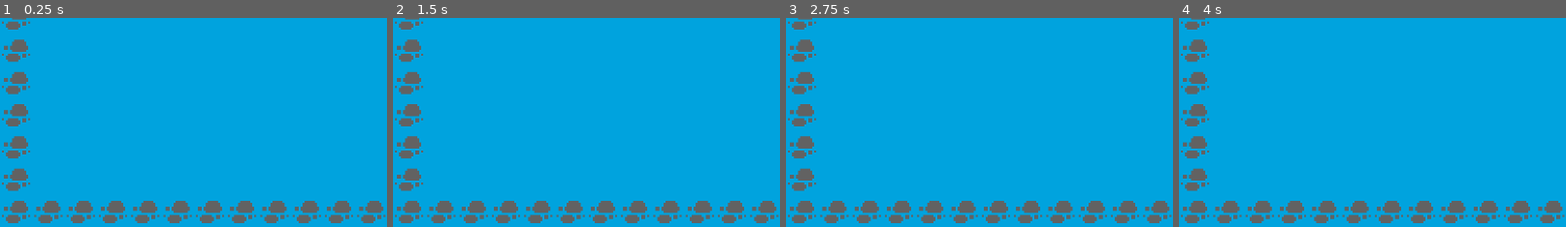
Above: before the commit, frames 1-4 (left to right).
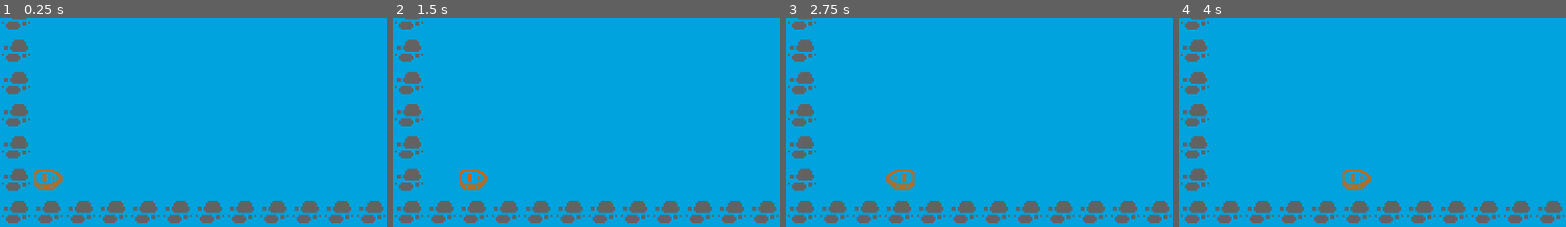
Above: after the commit, the same moments.

Repository: Tmat12/Mini-Jam-155
Game: Godot game, scene res://Scenes/Game.tscn
The game is run twice, just before and just after one commit, with the same random seed, the same clock (stepped at 60 frames per second) and the same inputs.
Inputs (mouse positions are % of the whole screen's width and height, from its top left):
- Up to frame 1 (0.25 s): no input
- Up to frame 2 (1.5 s): tap Enter at 0.5 s; move the mouse to (72, 45) at 0.52 s; hold D (wind_right) from 0.53 s (still down); click (72, 45) at 0.6 s; tap Space (Jump) at 0.77, 1.25 s; move the mouse to (30, 55) at 1.27 s; click (30, 55) at 1.35 s
- Up to frame 3 (2.75 s): tap Space (Jump) at 1.52 s; move the mouse to (60, 28) at 2.02 s; release D (wind_right) at 2.03 s; hold A (wind_left) from 2.03 s (still down); click (60, 28) at 2.1 s
- Up to frame 4 (4 s): tap Enter at 2.75 s; move the mouse to (45, 70) at 2.77 s; release A (wind_left) at 2.78 s; hold D (wind_right) from 2.78 s (still down); click (45, 70) at 2.85 s; tap Space (Jump) at 3.02, 3.5, 3.77 s; move the mouse to (80, 65) at 3.52 s; click (80, 65) at 3.6 s
The pictures show only the part of the screen within x 0-50%, y 50-100%; the shares and areas given below are measured in that part.

The runs differ from the first frame. In frame 1, 0.4% of the frame differs, in the area x 8-17%, y 72-83%; in frame 2, 0.4%; in frame 3, 0.4%; in frame 4, 0.4%.

Commit message:
Made boat its own scene

Diff:
--- a/Scenes/Game.tscn
+++ b/Scenes/Game.tscn
@@ -10,7 +10,7 @@
 [ext_resource type="Texture2D" uid="uid://bu1bx6xxhhmxs" path="res://Sprites/switch_up.png" id="7_x8g40"]
 [ext_resource type="Texture2D" uid="uid://cbmgvt5hleepi" path="res://Sprites/switch_left.png" id="8_2065r"]
 [ext_resource type="Texture2D" uid="uid://ts26bm0pt141" path="res://Sprites/switch_right.png" id="9_fh76d"]
-[ext_resource type="Script" path="res://Scripts/Boat.gd" id="11_6os3e"]
+[ext_resource type="PackedScene" uid="uid://b8lkcdnj1blpi" path="res://Scenes/boat.tscn" id="11_n34qi"]
 [ext_resource type="PackedScene" uid="uid://dbvag52ypk4c4" path="res://Scenes/rock.tscn" id="12_4tsfg"]
 
 [sub_resource type="StyleBoxFlat" id="StyleBoxFlat_fwnn3"]
@@ -3269,9 +3269,6 @@
 physics_layer_0/collision_layer = 1
 sources/0 = SubResource("TileSetAtlasSource_8oxdu")
 
-[sub_resource type="RectangleShape2D" id="RectangleShape2D_resim"]
-size = Vector2(14, 14)
-
 [node name="Game" type="Node2D" node_paths=PackedStringArray("down_img", "up_img", "left_img", "right_img")]
 script = ExtResource("1_wqkxv")
 down_img = NodePath("CanvasLayer/Control/MarginContainer/VBoxContainer/HBoxContainer2/Down")
@@ -3360,45 +3357,15 @@
 format = 2
 layer_0/tile_data = PackedInt32Array(851968, 327680, 2, 851969, 327680, 2, 851970, 327680, 2, 851971, 327680, 2, 851972 …(3181 unchanged characters)…
 
-[node name="Boat" type="CharacterBody2D" parent="." node_paths=PackedStringArray("horizontal_texture", "up_texture", "down_texture")]
-position = Vector2(72, 72)
-scale = Vector2(3, 3)
-script = ExtResource("11_6os3e")
-horizontal_texture = NodePath("Horizontal")
-up_texture = NodePath("Up")
-down_texture = NodePath("Down")
+[node name="Boat" parent="." instance=ExtResource("11_n34qi")]
 
-[node name="Horizontal" type="Sprite2D" parent="Boat"]
-modulate = Color(0.721569, 0.431373, 0.156863, 1)
-texture = ExtResource("5_qiy4p")
-hframes = 49
-vframes = 22
-frame = 942
-
-[node name="Up" type="Sprite2D" parent="Boat"]
-visible = false
-modulate = Color(0.721569, 0.431373, 0.156863, 1)
-texture = ExtResource("5_qiy4p")
-hframes = 49
-vframes = 22
-frame = 940
-
-[node name="Down" type="Sprite2D" parent="Boat"]
-visible = false
-modulate = Color(0.721569, 0.431373, 0.156863, 1)
-texture = ExtResource("5_qiy4p")
-hframes = 49
-vframes = 22
-frame = 941
-
-[node name="CollisionShape2D" type="CollisionShape2D" parent="Boat"]
-position = Vector2(-0.333344, 0.333328)
-shape = SubResource("RectangleShape2D_resim")
+[node name="Rock" parent="." instance=ExtResource("12_4tsfg")]
+position = Vector2(313, 217)
 
 [node name="Timer" type="Timer" parent="."]
 autostart = true
 
-[node name="Rock" parent="." instance=ExtResource("12_4tsfg")]
-position = Vector2(313, 217)
+[node name="Boat2" parent="." instance=ExtResource("11_n34qi")]
+position = Vector2(73, 553)
 
-[connection signal="timeout" from="Timer" to="Boat" method="_on_timer_timeout"]
+[connection signal="timeout" from="Timer" to="." method="_on_timer_timeout"]
--- /dev/null
+++ b/Scenes/boat.tscn
@@ -0,0 +1,42 @@
+[gd_scene load_steps=4 format=3 uid="uid://b8lkcdnj1blpi"]
+
+[ext_resource type="Script" path="res://Scripts/Boat.gd" id="1_rg7hu"]
+[ext_resource type="Texture2D" uid="uid://c5fhaoqp6dk86" path="res://Sprites/monochrome-transparent.png" id="2_vhwq4"]
+
+[sub_resource type="RectangleShape2D" id="RectangleShape2D_resim"]
+size = Vector2(14, 14)
+
+[node name="Boat" type="CharacterBody2D" node_paths=PackedStringArray("horizontal_texture", "up_texture", "down_texture") groups=["Boat"]]
+position = Vector2(72, 72)
+scale = Vector2(3, 3)
+script = ExtResource("1_rg7hu")
+horizontal_texture = NodePath("Horizontal")
+up_texture = NodePath("Up")
+down_texture = NodePath("Down")
+
+[node name="Horizontal" type="Sprite2D" parent="."]
+modulate = Color(0.721569, 0.431373, 0.156863, 1)
+texture = ExtResource("2_vhwq4")
+hframes = 49
+vframes = 22
+frame = 942
+
+[node name="Up" type="Sprite2D" parent="."]
+visible = false
+modulate = Color(0.721569, 0.431373, 0.156863, 1)
+texture = ExtResource("2_vhwq4")
+hframes = 49
+vframes = 22
+frame = 940
+
+[node name="Down" type="Sprite2D" parent="."]
+visible = false
+modulate = Color(0.721569, 0.431373, 0.156863, 1)
+texture = ExtResource("2_vhwq4")
+hframes = 49
+vframes = 22
+frame = 941
+
+[node name="CollisionShape2D" type="CollisionShape2D" parent="."]
+position = Vector2(-0.333344, 0.333328)
+shape = SubResource("RectangleShape2D_resim")
--- a/Scripts/Boat.gd
+++ b/Scripts/Boat.gd
@@ -1,4 +1,5 @@
 extends CharacterBody2D
+class_name Boat
 
 @export_category("Boat Textures")
 @export var horizontal_texture : Sprite2D
@@ -14,22 +15,23 @@
 # Get the gravity from the project settings to be synced with RigidBody nodes.
 var gravity = ProjectSettings.get_setting("physics/2d/default_gravity")
 
+
+
 func _process(delta):
-	if GameData.wind_changed:
+	if Input.is_action_just_pressed("wind_down"):
 		reset_textures()
-		if GameData.wind_dir == "None":
-			horizontal_texture.visible = true
-		elif GameData.wind_dir == "Up":
-			up_texture.visible = true
-		elif GameData.wind_dir == "Down":
-			down_texture.visible = true
-		elif GameData.wind_dir == "Left":
-			horizontal_texture.visible = true
-			horizontal_texture.flip_h = true
-		elif GameData.wind_dir == "Right":
-			horizontal_texture.visible = true
-			horizontal_texture.flip_h = false
-		GameData.wind_changed = false
+		down_texture.visible = true
+	if Input.is_action_just_pressed("wind_up"):
+		reset_textures()
+		up_texture.visible = true
+	if Input.is_action_just_pressed("wind_left"):
+		reset_textures()
+		horizontal_texture.visible = true
+		horizontal_texture.flip_h = true
+	if Input.is_action_just_pressed("wind_right"):
+		reset_textures()
+		horizontal_texture.visible = true
+		horizontal_texture.flip_h = false
 
 func reset_textures():
 	horizontal_texture.visible = false
@@ -37,7 +39,7 @@
 	down_texture.visible = false
 
 
-func _on_timer_timeout():
+func move_ship():
 	if GameData.wind_dir == "None":
 		pass
 	elif GameData.wind_dir == "Up":
--- a/Scripts/SeaManager.gd
+++ b/Scripts/SeaManager.gd
@@ -35,3 +35,10 @@
 	up_img.texture = outline_textures[1]
 	left_img.texture = outline_textures[2]
 	right_img.texture = outline_textures[3]
+
+
+func _on_timer_timeout():
+	var boats : Array[Node]
+	boats = get_tree().get_nodes_in_group("Boat")
+	for boat in boats:
+		boat.move_ship()
--- a/project.godot
+++ b/project.godot
@@ -12,7 +12,7 @@
 
 config/name="Mini Jam 155: Wind"
 run/main_scene="res://Scenes/Game.tscn"
-config/features=PackedStringArray("4.1", "GL Compatibility")
+config/features=PackedStringArray("4.2", "GL Compatibility")
 config/icon="res://icon.svg"
 
 [autoload]
Not shown: 1 places in Scenes/Game.tscn that only renumber resources
